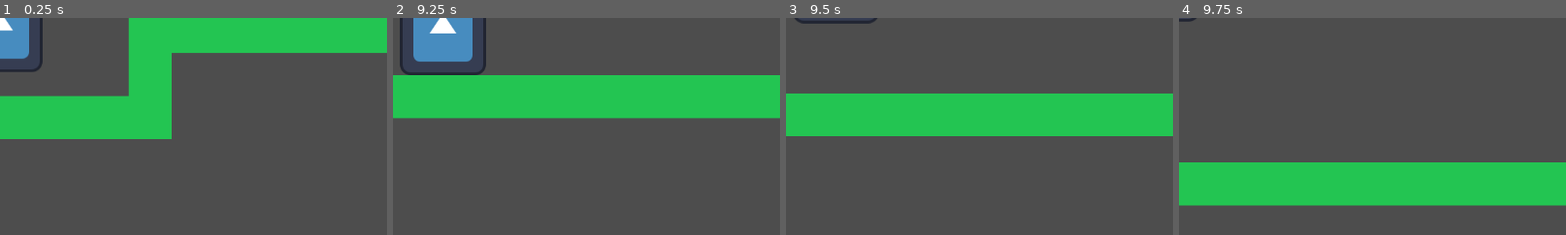
Above: before the commit, frames 1-4 (left to right).
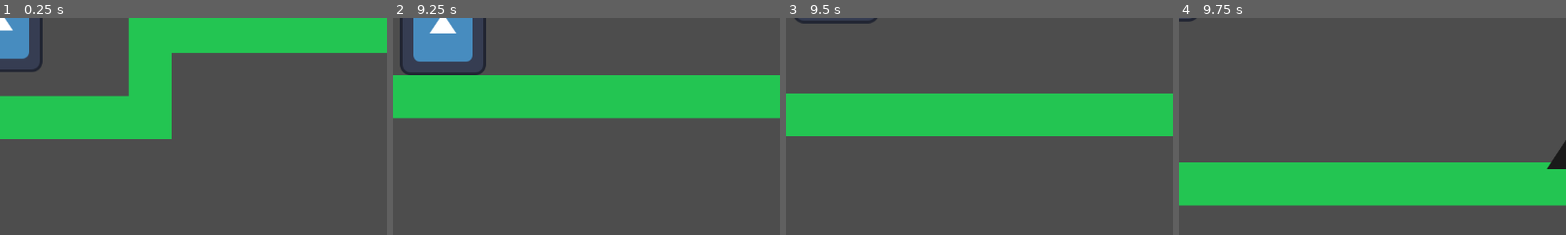
Above: after the commit, the same moments.

Repository: Saisanthosh-Selvakumar/Sai-Nav-DaydreamDFW-2025
Game: Godot game, scene res://DaydreamDFW.tscn
The game is run twice, just before and just after one commit, with the same random seed, the same clock (stepped at 60 frames per second) and the same inputs. The engine's default icon, where the game draws it, is replaced by a stand-in: a white triangle on a blue panel in a dark square.
Inputs:
- Up to frame 1 (0.25 s): no input
- Up to frame 2 (9.25 s): hold D (right) 0.53-2.03 s; tap W (jump) at 0.6, 0.77, 1.07, 1.35, 1.52, 1.82, 2.1, 2.85, 3.02, 3.32, 3.6, 3.77, 4.07, 4.35, 4.52, 4.82, 5.1, 5.85, 6.02, 6.32, 6.6, 6.77, 7.07, 7.35, 7.52, 7.82, 8.1, 8.85, 9.02 s; hold A (left) 2.03-2.78 s; hold D (right) 2.78-4.28 s; hold A (left) 4.28-5.03 s; hold D (right) 5.03-5.78 s; hold A (left) 5.78-7.28 s; hold D (right) from 7.28 s (still down)
- Up to frame 3 (9.5 s): keep holding D (right); tap W (jump) at 9.32 s
- Up to frame 4 (9.75 s): release D (right) at 9.53 s; hold A (left) from 9.53 s (still down); tap W (jump) at 9.6 s
The pictures show only the part of the screen within x 50-100%, y 50-100%; the shares and areas given below are measured in that part.

Frames 1-3 are identical in both runs. In frame 4, 0.3% of the frame differs, in the area x 94-100%, y 56-70%.

Commit message:
Add files via upload

Diff:
--- a/DaydreamDFW.tscn
+++ b/DaydreamDFW.tscn
@@ -1,8 +1,10 @@
-[gd_scene load_steps=8 format=4 uid="uid://ni46rwn4bvs1"]
+[gd_scene load_steps=11 format=4 uid="uid://ni46rwn4bvs1"]
 
 [ext_resource type="Script" uid="uid://pdfqndc5sha8" path="res://player.gd" id="1_3ikny"]
 [ext_resource type="Texture2D" uid="uid://cyjl6krkf3tin" path="res://icon.svg" id="2_kog48"]
 [ext_resource type="Texture2D" uid="uid://ywl08xudov5s" path="res://red-green.png" id="3_sowlf"]
+[ext_resource type="Script" uid="uid://devppvvyoh1pv" path="res://spike.gd" id="5_bunhl"]
+[ext_resource type="Texture2D" uid="uid://pukieg76qbc6" path="res://spike.png" id="5_sowlf"]
 [ext_resource type="PackedScene" uid="uid://bqs8tvmbeivkr" path="res://fan.tscn" id="6_bunhl"]
 
 [sub_resource type="RectangleShape2D" id="RectangleShape2D_bunhl"]
@@ -2175,6 +2177,9 @@
 physics_layer_0/collision_layer = 1
 sources/0 = SubResource("TileSetAtlasSource_rdpli")
 
+[sub_resource type="RectangleShape2D" id="RectangleShape2D_sowlf"]
+size = Vector2(220.71399, 235.65994)
+
 [node name="Node" type="Node"]
 
 [node name="Player" type="CharacterBody2D" parent="."]
@@ -2196,5 +2201,27 @@
 tile_map_data = PackedByteArray("AADk/wwAAAAEAAgAAADk/w0AAAAEAAkAAADk/w4AAAAEAAoAAADk/w8AAAAEAAsAAADl/wwAAAAFAAgAAADl/w …(39168 unchanged characters)…
 tile_set = SubResource("TileSet_pqu6q")
 
-[node name="fan2" parent="." instance=ExtResource("6_bunhl")]
+[node name="fan1" parent="." instance=ExtResource("6_bunhl")]
 position = Vector2(3572, 105)
+
+[node name="jump_pad" parent="." instance=ExtResource("6_bunhl")]
+position = Vector2(2855, 124)
+
+[node name="Spike" type="Node2D" parent="."]
+script = ExtResource("5_bunhl")
+
+[node name="Sprite2D" type="Sprite2D" parent="Spike"]
+position = Vector2(2431, 106.000015)
+scale = Vector2(0.2411764, 0.13624999)
+texture = ExtResource("5_sowlf")
+
+[node name="spike_area" type="Area2D" parent="Spike"]
+position = Vector2(2370, 150)
+scale = Vector2(0.527, 0.4)
+
+[node name="spike_collision" type="CollisionShape2D" parent="Spike/spike_area"]
+position = Vector2(100.357025, -104.493385)
+scale = Vector2(0.8727011, -1.2842698)
+shape = SubResource("RectangleShape2D_sowlf")
+
+[connection signal="body_entered" from="Spike/spike_area" to="Player" method="_on_spike_area_body_entered"]
--- a/fan.tscn
+++ b/fan.tscn
@@ -4,7 +4,7 @@
 [ext_resource type="Texture2D" uid="uid://bveju7bgy8kwb" path="res://fan.jpg" id="1_8vgsl"]
 
 [sub_resource type="RectangleShape2D" id="RectangleShape2D_7l2ec"]
-size = Vector2(67.5, 429.25)
+size = Vector2(80.5, 377.25)
 
 [sub_resource type="RectangleShape2D" id="RectangleShape2D_3ml7w"]
 size = Vector2(69, 102)
@@ -15,7 +15,7 @@
 [node name="fan_area" type="Area2D" parent="."]
 
 [node name="CollisionShape2D" type="CollisionShape2D" parent="fan_area"]
-position = Vector2(-1.25, -260.375)
+position = Vector2(0.25, -236.375)
 shape = SubResource("RectangleShape2D_7l2ec")
 
 [node name="StaticBody2D" type="StaticBody2D" parent="."]
--- a/player.gd
+++ b/player.gd
@@ -26,3 +26,7 @@
 		velocity.x = move_toward(velocity.x, 0, SPEED)
 
 	move_and_slide()
+func reset_to_start() -> void:
+	global_position = Vector2(514, 343)
+
+	#velocity = Vector2.ZERO  # Optional: clear any motion
--- a/propeller.gd
+++ b/propeller.gd
@@ -3,7 +3,7 @@
 func _on_fan_area_body_entered(body: Node2D) -> void:
 	if body is CharacterBody2D:
 		# Apply an upward force (negative Y)
-		body.velocity.y = -2000
+		body.velocity.y = -1000
 	elif body.has_method("set_velocity"):
 		# Optional: If it's a custom class with a set_velocity method
 		body.set_velocity(Vector2(body.velocity.x, -2000))
--- /dev/null
+++ b/spike.gd
@@ -0,0 +1,11 @@
+extends Node2D
+
+@onready var area: Area2D = $spike_area
+
+func _ready() -> void:
+	area.body_entered.connect(_on_body_entered)
+
+func _on_body_entered(body: Node2D) -> void:
+	if body.name == "Player":
+
+		body.reset_to_start()
Not shown, added: spike.gd.uid
Binary file added: spike.png
Not shown, added: spike.png.import
